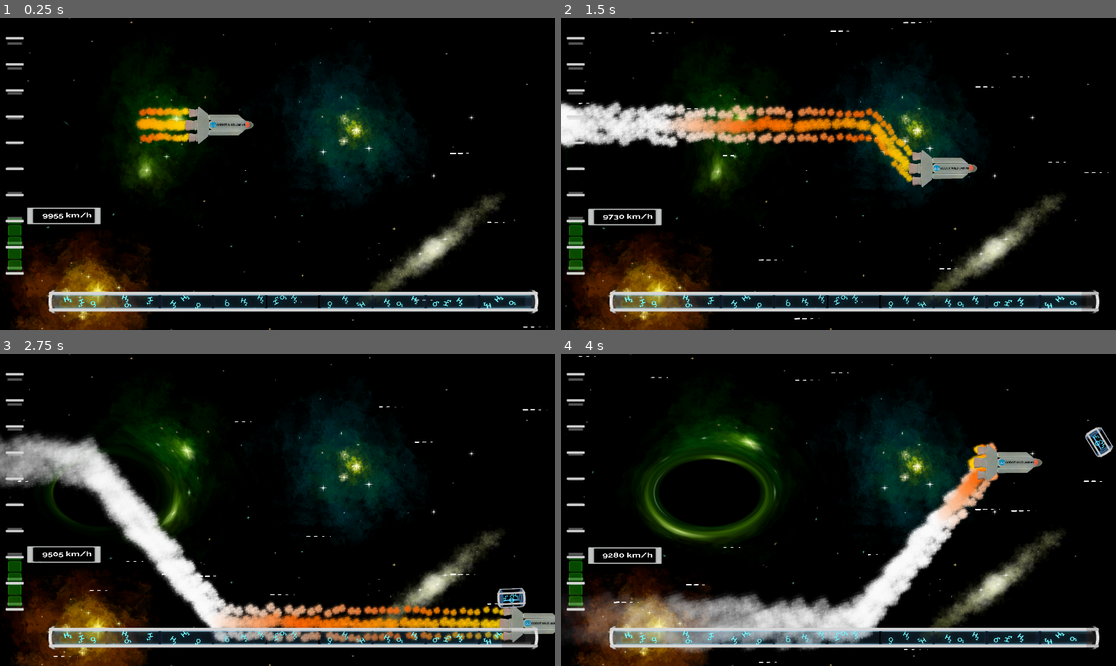
Above: before the commit, frames 1-4 (two rows, left to right).
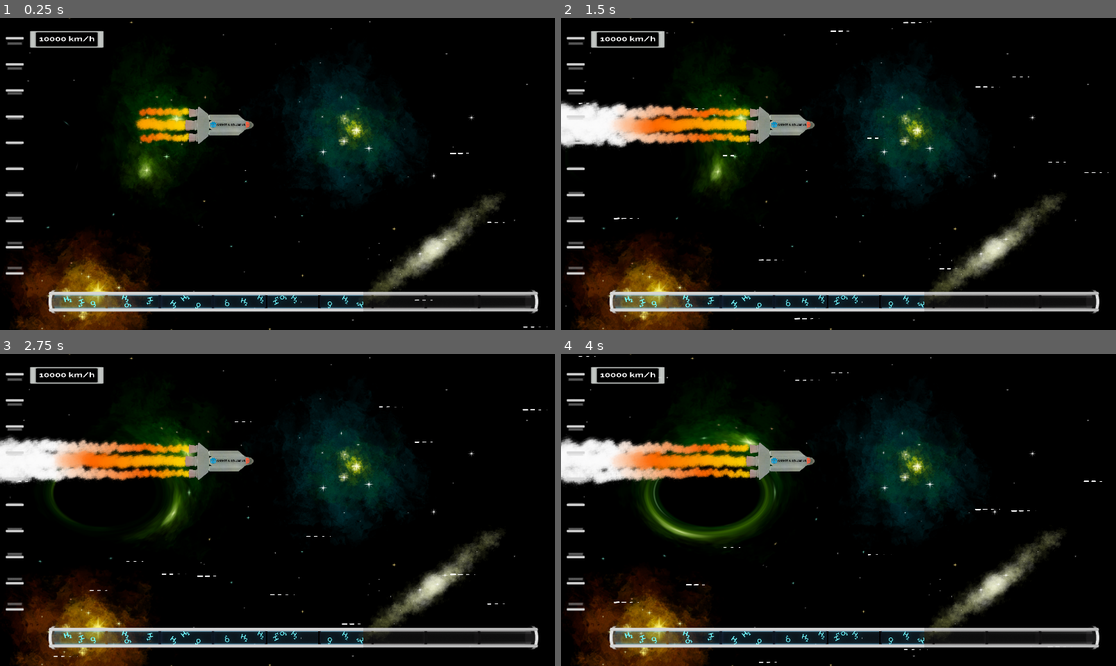
Above: after the commit, the same moments.

Repository: JestemStefan/Godot_Escape_Velocity_Game
Game: Godot game, scene res://Scenes/MainScene.tscn
Same seed, same stepped clock (60 frames per second), same inputs: the game is played once before the commit and once after it. The engine's default icon, where the game draws it, is replaced by a stand-in: a white triangle on a blue panel in a dark square.
Inputs:
- Up to frame 1 (0.25 s): no input
- Up to frame 2 (1.5 s): hold Right (ui_right) 0.53-1.28 s; hold Down (ui_down) from 1.28 s (still down)
- Up to frame 3 (2.75 s): release Down (ui_down) at 2.03 s; hold Right (ui_right) from 2.03 s (still down)
- Up to frame 4 (4 s): release Right (ui_right) at 2.78 s; hold Up (ui_up) 2.78-3.53 s; hold Left (ui_left) from 3.53 s (still down)

The runs differ from the first frame. In frame 1, 2.1% of the frame differs, in the area x 1-97%, y 4-95%; in frame 2, 9.3%; in frame 3, 16%; in frame 4, 18%, in the area x 0-100%, y 4-96%.
Error after the commit: Parse Error: The identifier "player" isn't declared in the current scope. (res://Scenes/Spaceship.gd:60)

Commit message:
Update Spaceship.gd

Diff:
--- a/Game/Scenes/Spaceship.gd
+++ b/Game/Scenes/Spaceship.gd
@@ -49,14 +49,17 @@
 		   $PickupSound.play()
 
 func check_pos():
-	if position.x<100:
+	"""if position.x<100:
 		position.x=100
 	if position.x>1900:
 		position.x=1900
 	if position.y<40:
 		position.y=40
 	if position.y>1000:
-		position.y=1000
+		position.y=1000"""
+	player.position.x = clamp(player.position.x, 100, 1900)
+	player.position.y = clamp(player.position.y, 40, 1000)
+
 
 func afterburner():
 	engine_mode = 2
